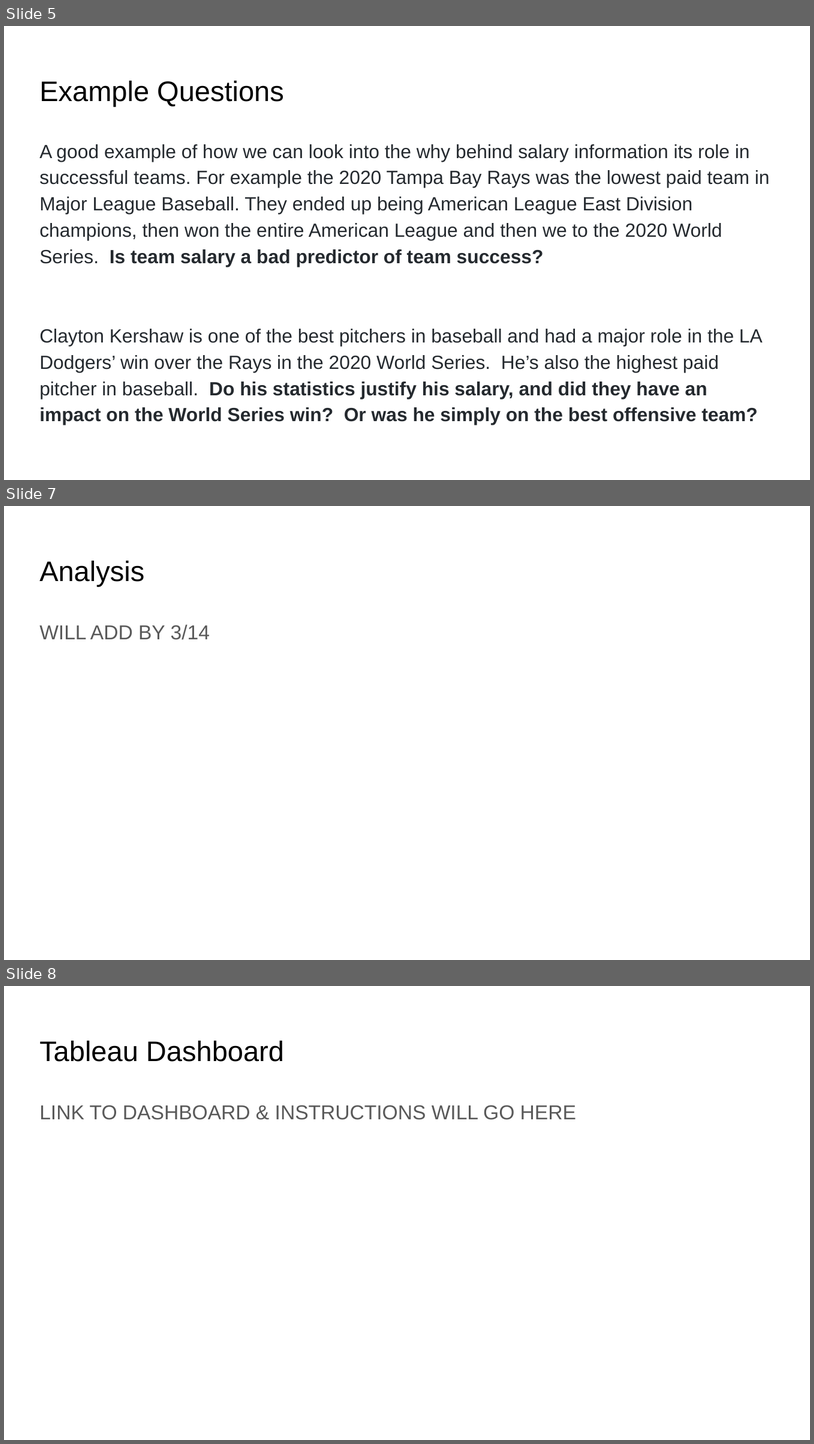
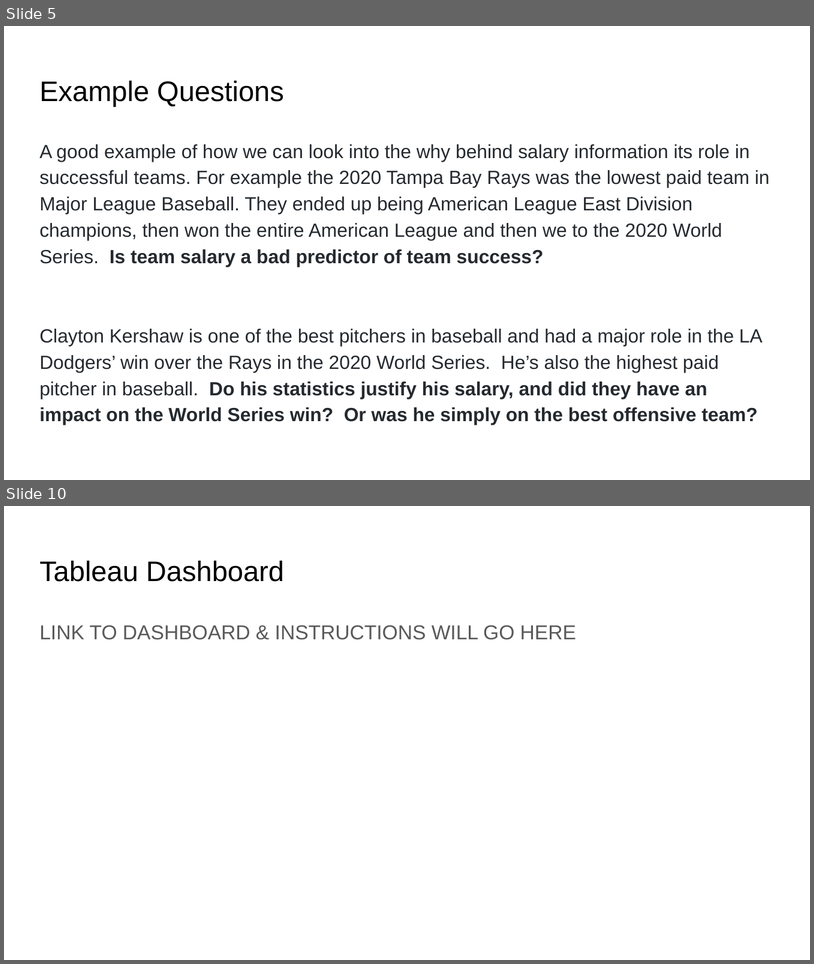
Before and after one commit to davidfashbinder/final_project, a slide deck: Beyond the Batter’s Box.pptx. Shown one above the other, each under a label of ours: slides 5, 7 and 8 before the commit, slides 5 and 10 after it; the slides between them are not shown. The pictures are 814x1444 and 814x964 pixels, drawn with LibreOffice and Linux fonts; fonts in the diff are those of the drawing. Boxes give left, top, right and bottom in pixels: in the first picture for what was removed or moved away, otherwise in the second. Text is boxed around its words. In the diff, an @@ line names an element or a change of style, - is before the commit and + after.

Commit message:
updated presentation

```diff
--- a/Beyond the Batter’s Box.pptx
+++ b/Beyond the Batter’s Box.pptx
@@ slide 7 removed at bbox=[4, 506, 810, 960], background #FFFFFF @@
@@ title removed at bbox=[39, 561, 144, 586] @@
-Analysis
@@ text removed at bbox=[39, 624, 210, 640] @@
-WILL ADD BY 3/14
@@ what was slide 8 is now slide 10 @@
```
Also in this commit, not shown: 1 slide changed, 3 slides added.
